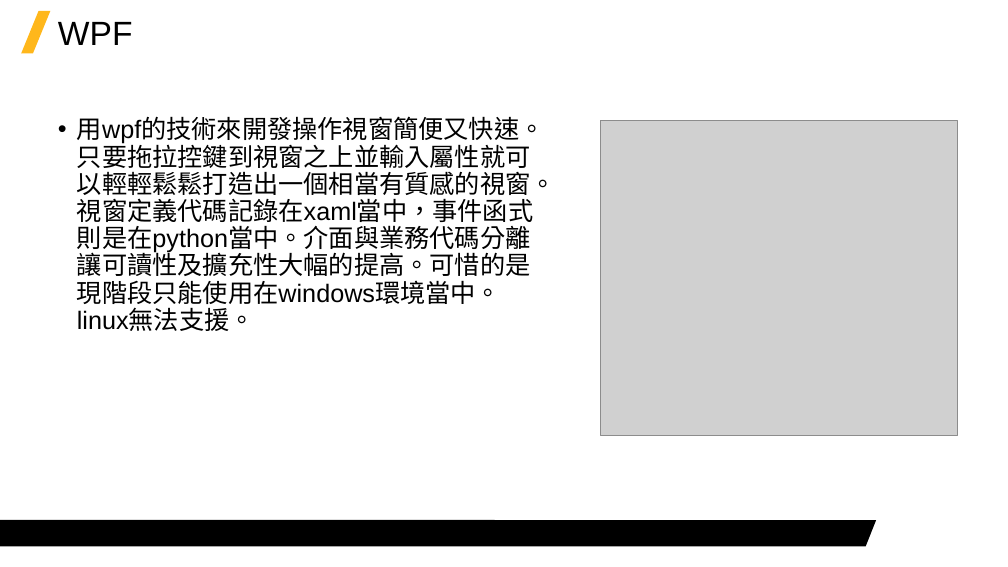
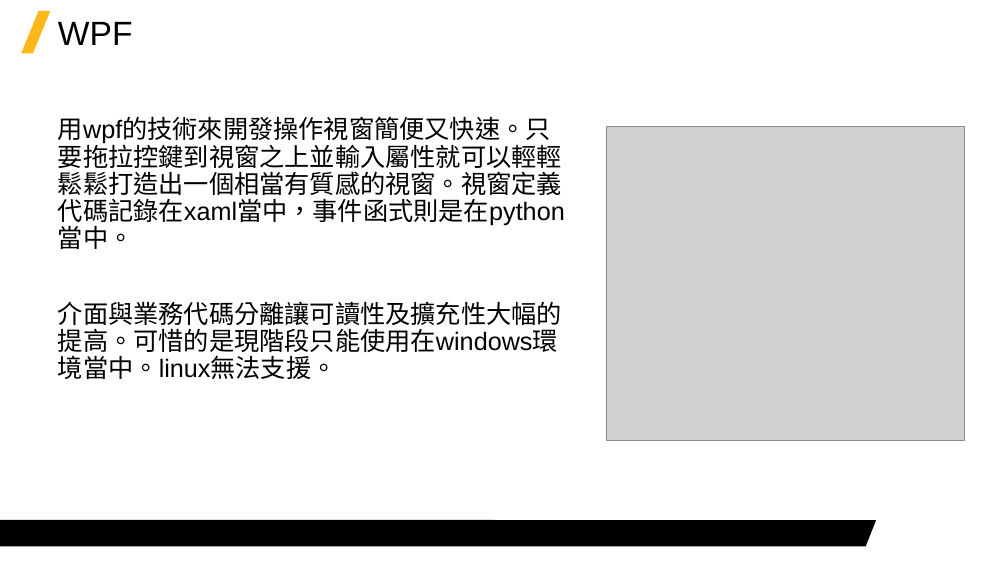
Before and after one commit to Jerrick-cheng/AEDT-Automation-Camp, a slide deck: slide 7 of 上課教材/Week5.pptx. Drawn at 1008x567 pixels with LibreOffice and Linux fonts; fonts in the diff are those of the drawing; grey boxes stand for pictures; background and template pictures are left out. Boxes give left, top, right and bottom in pixels: in the first picture for what was removed or moved away, otherwise in the second. Text is boxed around its words. In the diff, an @@ line names an element or a change of style, - is before the commit and + after.

```diff
--- a/上課教材/Week5.pptx
+++ b/上課教材/Week5.pptx
@@ text at [58, 116, 565, 379]: text changed @@
-• 用wpf的技術來開發操作視窗簡便又快速。只要拖拉控鍵到視窗之上並輸入屬性就可以輕輕鬆鬆打造出一個相當有質感的視窗。視窗定義代碼記錄在xaml當中，事件函式則是在python當中。介面與業務代碼分離讓可讀性及擴充性大幅的提高。可惜的是現階段只能使用在windows環境當中。linux無法支援。
+用wpf的技術來開發操作視窗簡便又快速。只要拖拉控鍵到視窗之上並輸入屬性就可以輕輕鬆鬆打造出一個相當有質感的視窗。視窗定義代碼記錄在xaml當中，事件函式則是在python當中。
+介面與業務代碼分離讓可讀性及擴充性大幅的提高。可惜的是現階段只能使用在windows環境當中。linux無法支援。
@@ picture: place and size @@
-picture at [600, 121, 958, 436]
+picture at [606, 126, 964, 441]
```
Also in this commit, not shown: 5 other slides changed, 5 slides added, 1 slide removed, 2 other files.
